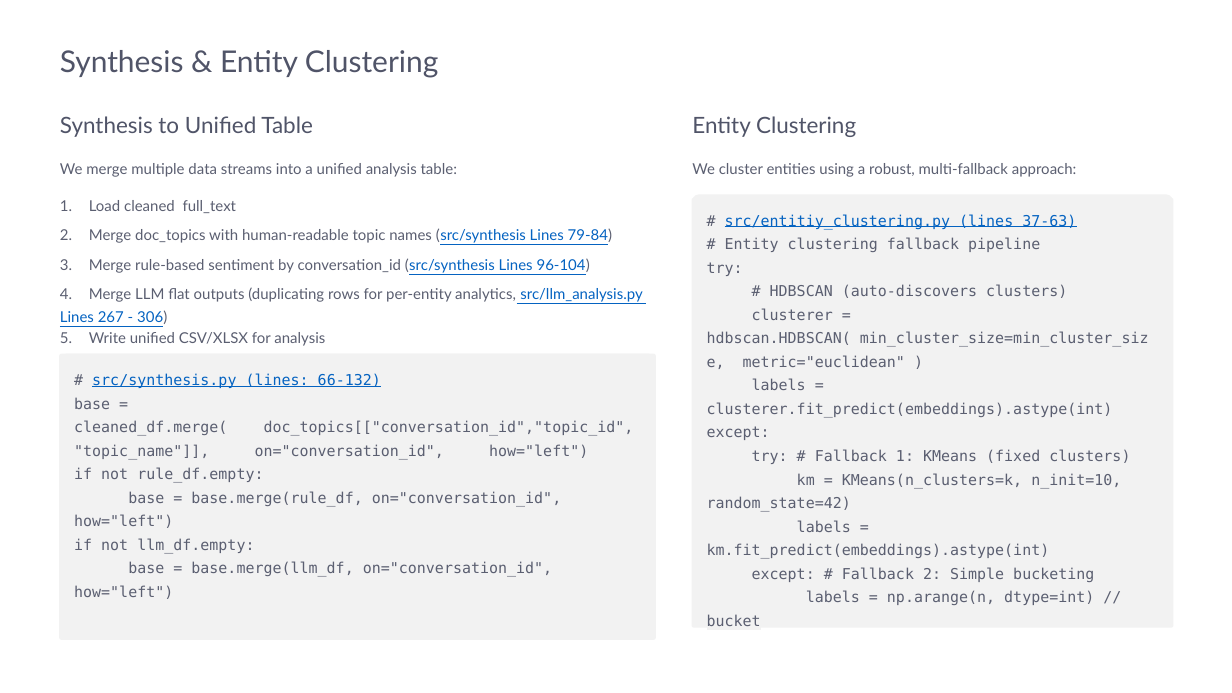
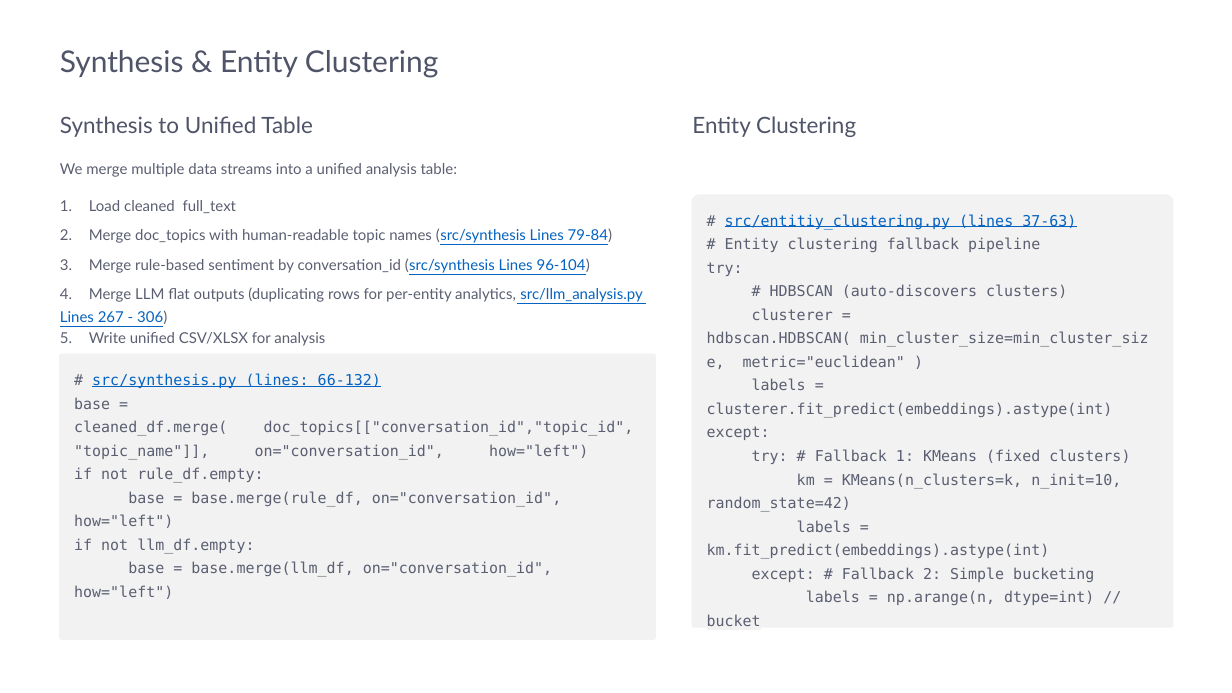
Before and after one commit to akrav/AI_Chat_Conversation_Analysis_Take_Home_Interview, a slide deck: slide 9 of AI-Conversation-Analytics-Technical-Deep-Dive.pptx. Drawn at 1232x693 pixels with LibreOffice and Linux fonts; fonts in the diff are those of the drawing; background and template pictures are left out. Boxes give left, top, right and bottom in pixels: in the first picture for what was removed or moved away, otherwise in the second. Text is boxed around its words. In the diff, an @@ line names an element or a change of style, - is before the commit and + after.

```diff
--- a/AI-Conversation-Analytics-Technical-Deep-Dive.pptx
+++ b/AI-Conversation-Analytics-Technical-Deep-Dive.pptx
@@ text removed at [692, 163, 1077, 177] @@
-We cluster entities using a robust, multi-fallback approach:
```
Also in this commit, not shown: 1 other slide changed, 1 other file.
